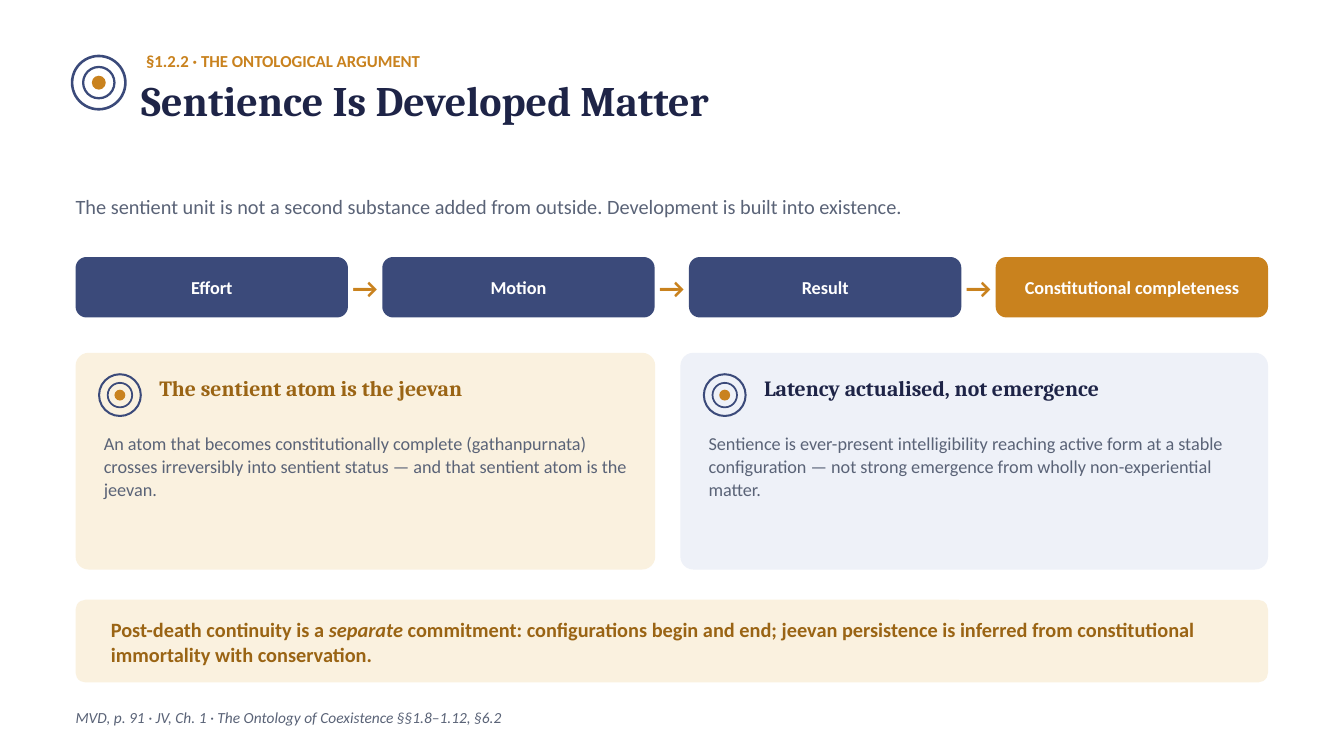
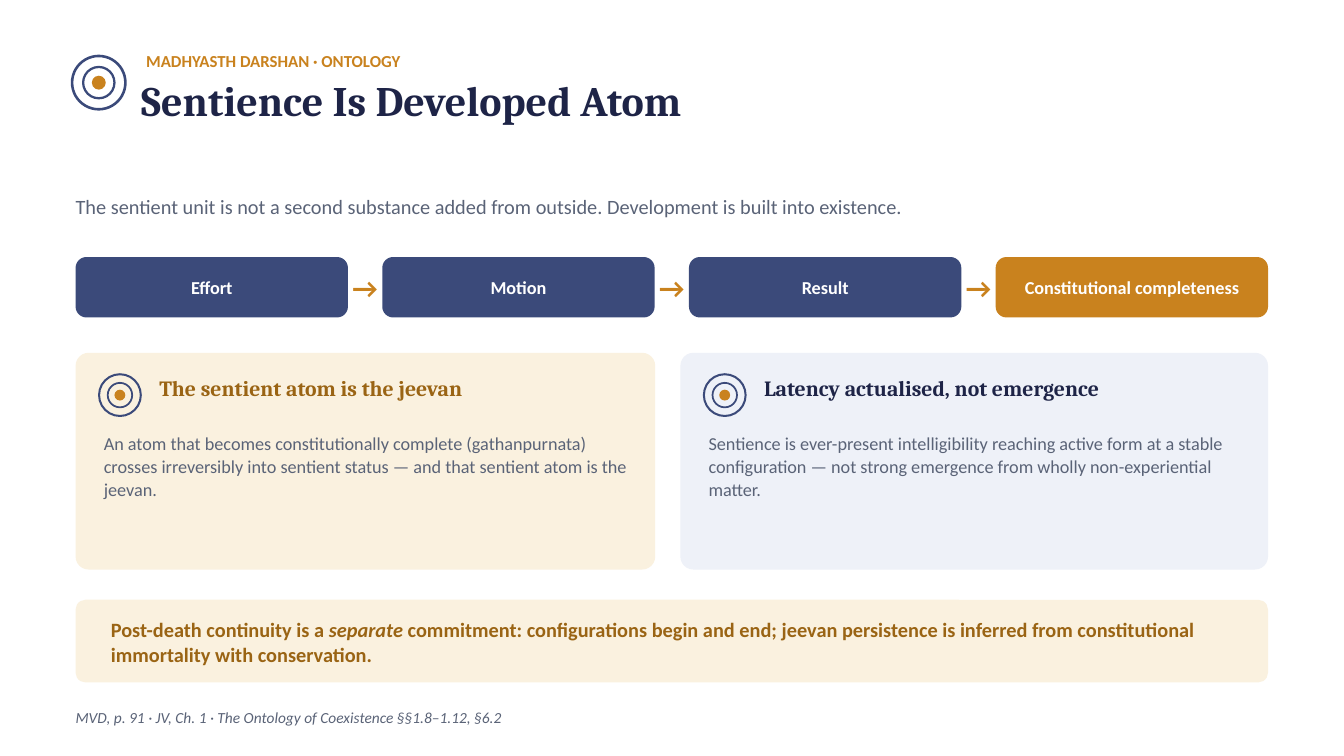
Before and after one commit to raghavamohan/AnalyticMadhyasthDarshan, a slide deck: slide 9 of Studies/Why-Humans-Are-Not-Just-Material/Why-Humans-Are-Not-Just-Material.pptx (slide 6 before the commit). Drawn at 1344x756 pixels with LibreOffice and Linux fonts; fonts in the diff are those of the drawing. Boxes give left, top, right and bottom in pixels: in the first picture for what was removed or moved away, otherwise in the second. Text is boxed around its words. In the diff, an @@ line names an element or a change of style, - is before the commit and + after.

```diff
--- a/Studies/Why-Humans-Are-Not-Just-Material/Why-Humans-Are-Not-Just-Material.pptx
+++ b/Studies/Why-Humans-Are-Not-Just-Material/Why-Humans-Are-Not-Just-Material.pptx
@@ text at <box>146,56,400,67</box>: text changed @@
-§1.2.2 · THE ONTOLOGICAL ARGUMENT
+MADHYASTH DARSHAN · ONTOLOGY
@@ text at <box>141,87,681,125</box>: text changed @@
-Sentience Is Developed Matter
+Sentience Is Developed Atom
```
Also in this commit, not shown: 17 other slides changed, 6 other files.
